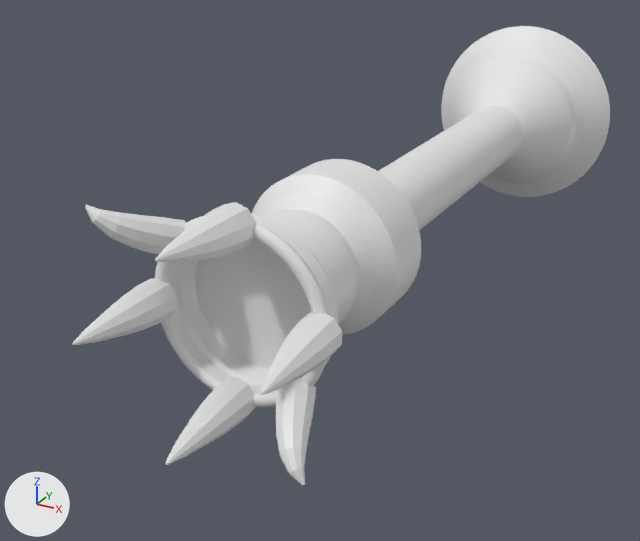
Before and after pictures for a commit that changed the OBJ model landstalker/data/proxies/brazier_62_2.obj.
Camera for both pictures: a 50 mm lens placed at (579.3, -109.7, 479.9), pointed at (548.1, -52.8, 451.5). Every picture has the same lights, and +X, +Y and +Z are marked at lower left. The older version comes first. Where no turn or scale is listed for an object, it has been applied to the vertices.

Objects in the first picture: 'brazier_62_2'.
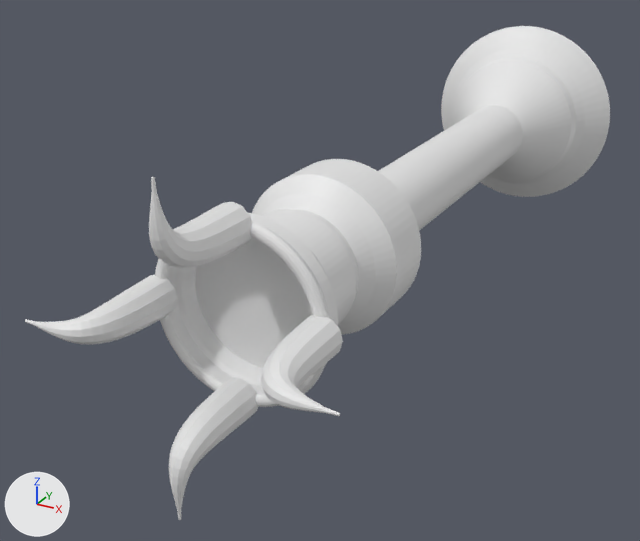
Where the change shows, as pixel boxes [x1, y1, x2, y2] in the pictures (640 x 541 px):
```json
{"object": "brazier_62_2", "change": "reshaped", "before": [72, 26, 610, 486], "after": [25, 26, 610, 520], "on screen": "9% wider, 7% taller"}
{"part": 1, "of": "me_brazier_62_2", "change": "rebuilt", "before": [260, 312, 342, 395], "after": [261, 315, 343, 416], "on screen": "21% taller"}
{"part": 2, "of": "me_brazier_62_2", "change": "rebuilt", "before": [72, 278, 178, 345], "after": [25, 275, 178, 345], "on screen": "44% wider"}
{"part": 3, "of": "me_brazier_62_2", "change": "rebuilt", "before": [165, 378, 256, 465], "after": [169, 378, 258, 520], "on screen": "62% taller"}
{"part": 4, "of": "me_brazier_62_2", "change": "deleted", "before": [276, 378, 316, 486]}
{"part": 5, "of": "me_brazier_62_2", "change": "reshaped", "before": [85, 202, 256, 263], "after": [149, 177, 252, 267]}
```

Scene script edits in JSON lines:
```json
{"block": "me_brazier_62_2", "where": "# used by ob_brazier_62_2; location = (0.0, 0.0, 0.0)"}
{"op": "remove", "block": "me_brazier_62_2", "code": "me_brazier_62_2.from_pydata(...)  # 2654 vertices, 2764 faces; spans x 543.8..562.2, y -78.7..-16.0, z 447.8..466.2"}
{"op": "add", "block": "me_brazier_62_2", "code": "me_brazier_62_2.from_pydata(...)  # 3066 vertices, 3168 faces; spans x 543.0..563.0, y -78.5..-16.0, z 447.0..467.0"}
{"block": "me_brazier_62_2", "change": "me_brazier_62_2 part 1: the loose piece of 72 vertices spanning x 557.3..559.8, y -78.7..-71.7, z 455.9..458.5 is rebuilt with 206 vertices and now spans x 557.2..563.0, y -78.5..-71.7, z 455.7..458.3"}
{"block": "me_brazier_62_2", "change": "me_brazier_62_2 part 2: the loose piece of 72 vertices spanning x 546.2..548.7, y -78.7..-71.7, z 455.5..458.1 is rebuilt with 206 vertices and now spans x 543.0..548.8, y -78.5..-71.7, z 455.7..458.3"}
{"block": "me_brazier_62_2", "change": "me_brazier_62_2 part 3: the loose piece of 72 vertices spanning x 551.6..554.0, y -78.7..-71.7, z 450.1..452.8 is rebuilt with 206 vertices and now spans x 551.7..554.3, y -78.5..-71.7, z 447.0..452.8"}
{"block": "me_brazier_62_2", "change": "me_brazier_62_2 part 4: the loose piece of 62 vertices spanning x 555.9..559.8, y -76.1..-71.1, z 450.2..454.1 is deleted"}
{"block": "me_brazier_62_2", "change": "me_brazier_62_2 part 5"}
{"block": "me_brazier_62_2", "change": "73 vertices are removed from x 549.1..554.4, y -78.7..-71.7, z 460.9..463.9"}
{"block": "me_brazier_62_2", "change": "96 faces are deleted"}
{"block": "me_brazier_62_2", "change": "61 vertices move from x 546.2..550.1, y -76.1..-71.1, z 459.9..463.8 to x 552.4..553.6, y -78.5..-77.5, z 463.9..467.0"}
{"block": "me_brazier_62_2", "change": "126 vertices are added at x 551.7..554.3, y -78.4..-71.7, z 461.2..467.0"}
{"block": "me_brazier_62_2", "change": "7 new vertices lie (0.0, 0.9, 0.0) away from vertices in x 551.7..554.3, y -73.7, z 461.9..463.8"}
{"block": "me_brazier_62_2", "change": "7 new vertices lie (0.0, 0.7, 0.0) away from vertices in x 551.8..554.2, y -75.3..-75.2, z 462.6..463.8"}
{"block": "me_brazier_62_2", "change": "5 new vertices lie (0.0, 0.8, -0.1) away from vertices in x 552.0..554.0, y -75.4, z 461.5..462.1"}
{"block": "me_brazier_62_2", "change": "162 new faces join them"}
```
